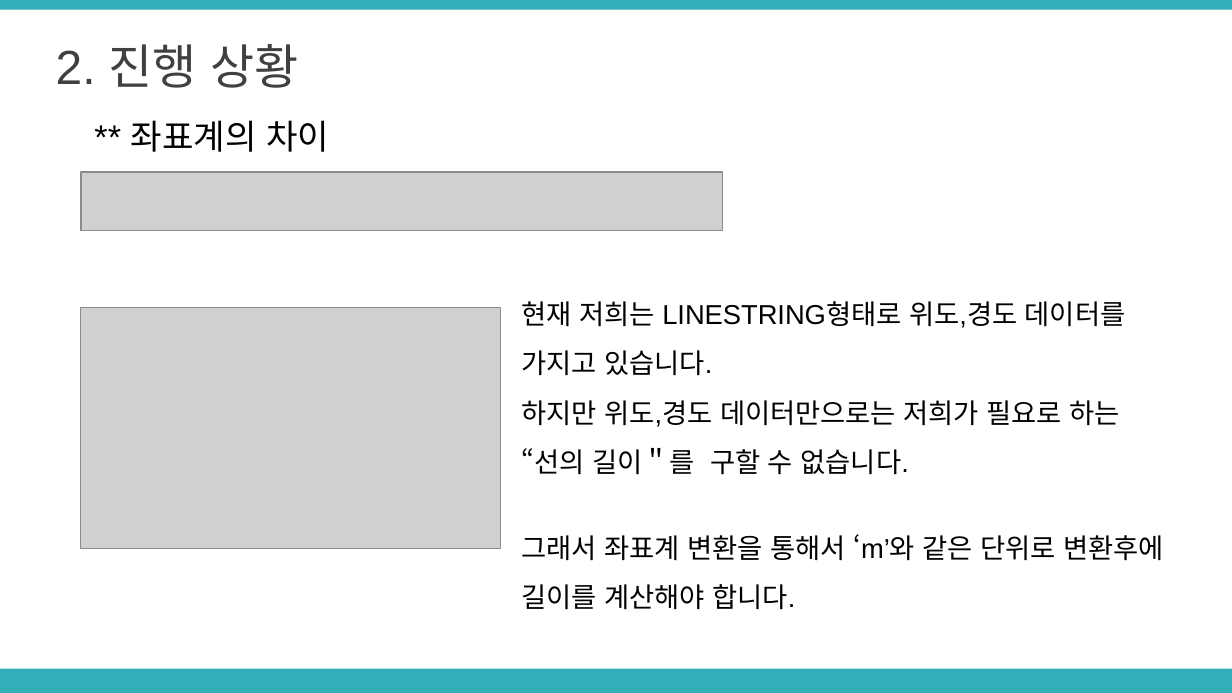
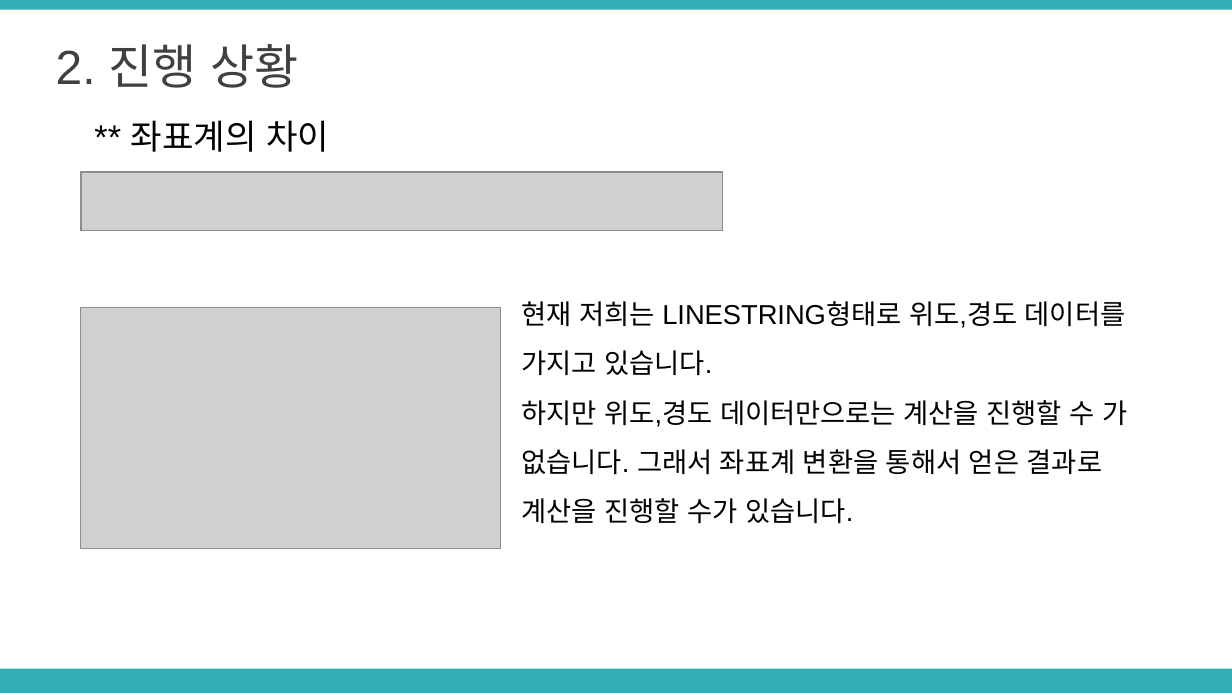
Before and after one commit to LimHyeji/Safety_Assistant, a slide deck: slide 9 of 8주차 중간발표 PPT(6조, 노란돌고래).pptx. Drawn at 1232x693 pixels with LibreOffice and Linux fonts; fonts in the diff are those of the drawing; grey boxes stand for pictures. Boxes give left, top, right and bottom in pixels: in the first picture for what was removed or moved away, otherwise in the second. Text is boxed around its words. In the diff, an @@ line names an element or a change of style, - is before the commit and + after.

```diff
--- a/8주차 중간발표 PPT(6조, 노란돌고래).pptx
+++ b/8주차 중간발표 PPT(6조, 노란돌고래).pptx
@@ text at (x1=521, y1=400, x2=1127, y2=524): text changed @@
-하지만 위도,경도 데이터만으로는 저희가 필요로 하는 “선의 길이＂를 구할 수 없습니다.
-그래서 좌표계 변환을 통해서 ‘m’와 같은 단위로 변환후에 길이를 계산해야 합니다.
+하지만 위도,경도 데이터만으로는 계산을 진행할 수 가 없습니다. 그래서 좌표계 변환을 통해서 얻은 결과로 계산을 진행할 수가 있습니다.
```
Also in this commit, not shown: 1 other slide changed.
